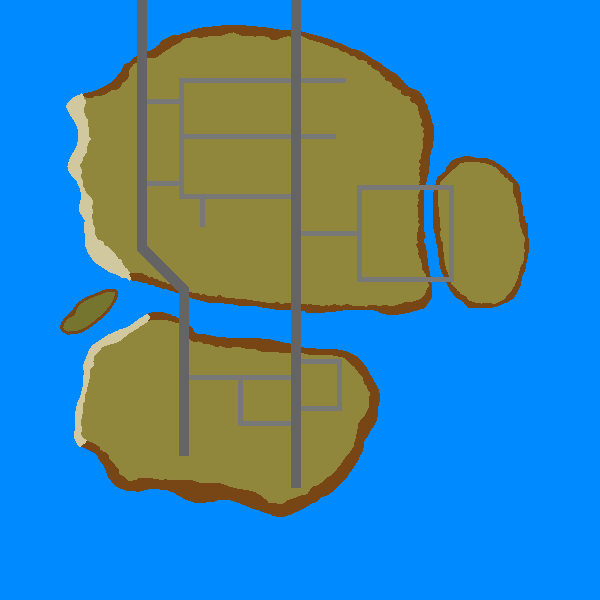
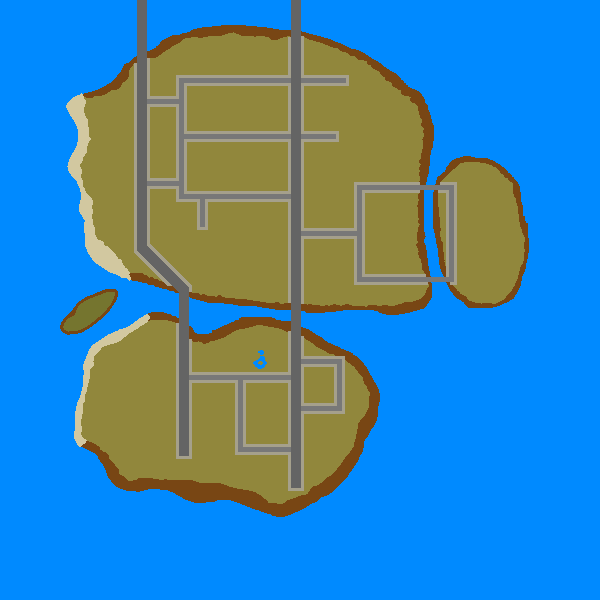
Two versions of the same layered image (600x600). Layer-by-layer changes:
painted on "street" over 238, 421, 291, 452
added layer "sidewalk" in group "Base" over 134, 36, 457, 491
painted on "land" over 206, 317, 353, 369
